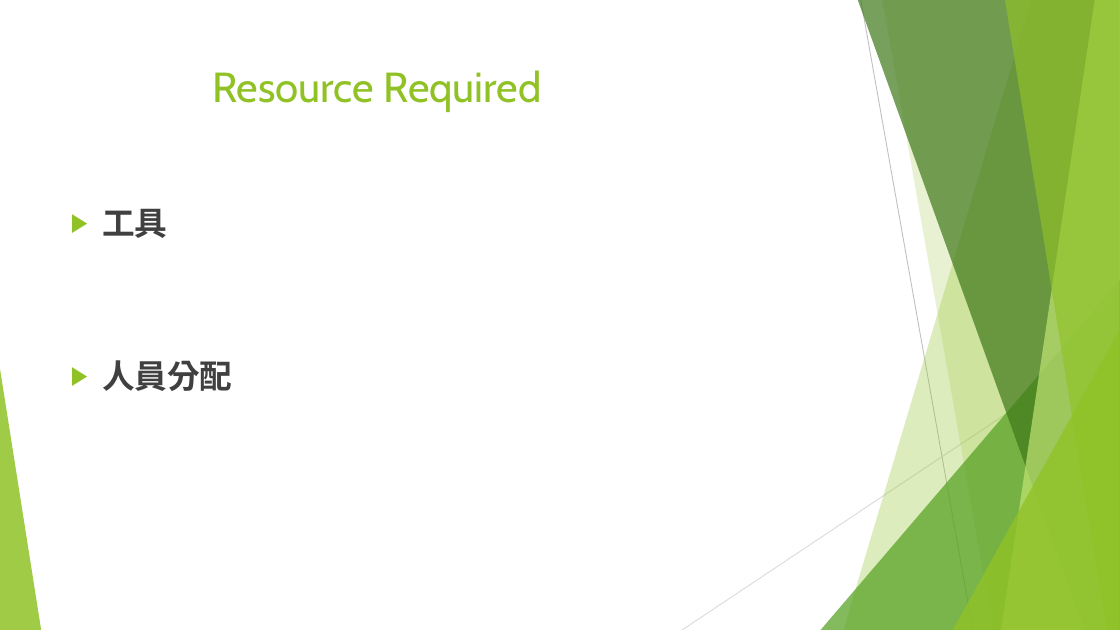
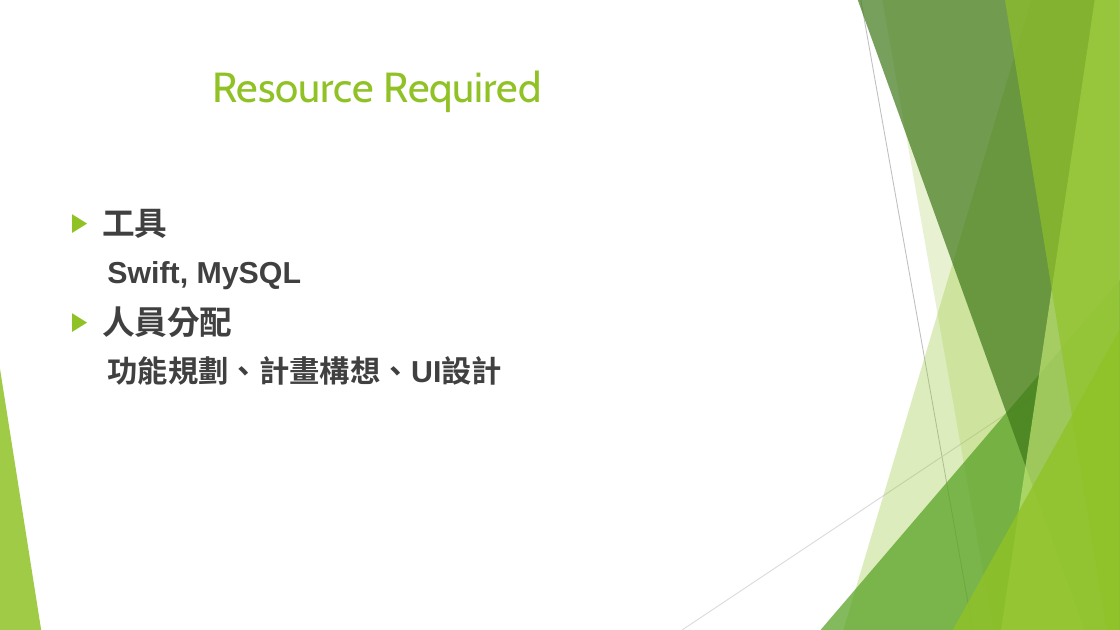
Before and after one commit to 0551102/107_SE_Team-10, a slide deck: slide 10 of 軟工期中v2.pptx (slide 8 before the commit). Drawn at 1120x630 pixels with LibreOffice and Linux fonts; fonts in the diff are those of the drawing. Boxes give left, top, right and bottom in pixels: in the first picture for what was removed or moved away, otherwise in the second. Text is boxed around its words. In the diff, an @@ line names an element or a change of style, - is before the commit and + after.

```diff
--- a/軟工期中v2.pptx
+++ b/軟工期中v2.pptx
@@ text at box(107, 261, 301, 289): paragraph added @@
+  Swift, MySQL
@@ text at box(107, 356, 502, 385): paragraph added @@
+  功能規劃、計畫構想、UI設計
```
Also in this commit, not shown: 5 other slides changed, 4 slides added, 2 slides removed, 1 other file.
